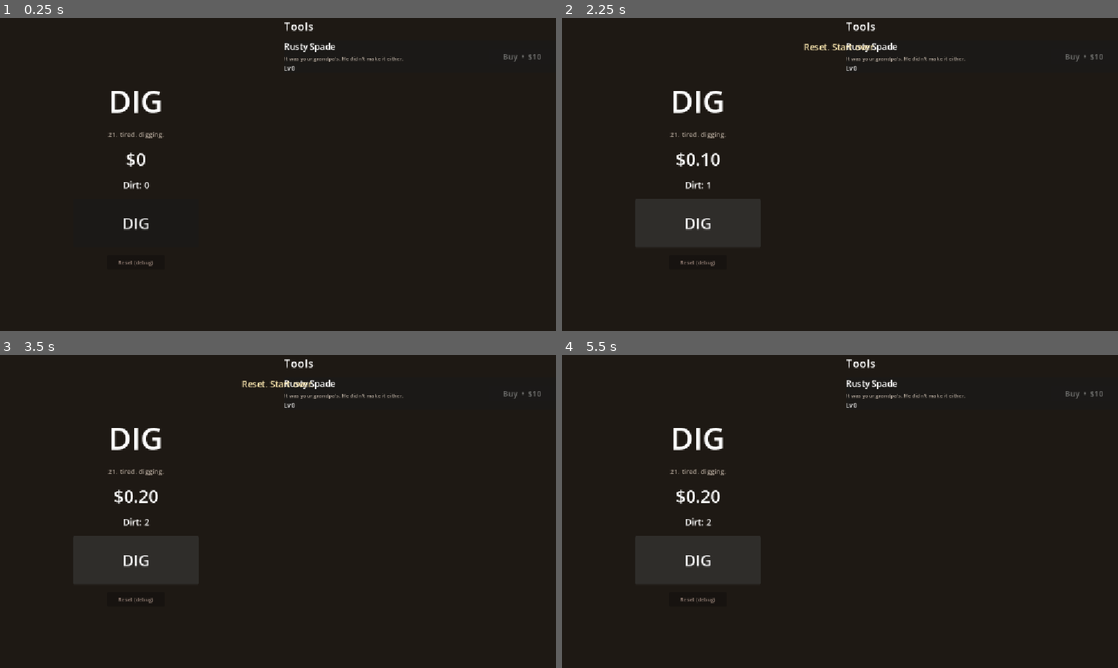
Above: before the commit, frames 1-4 (two rows, left to right).
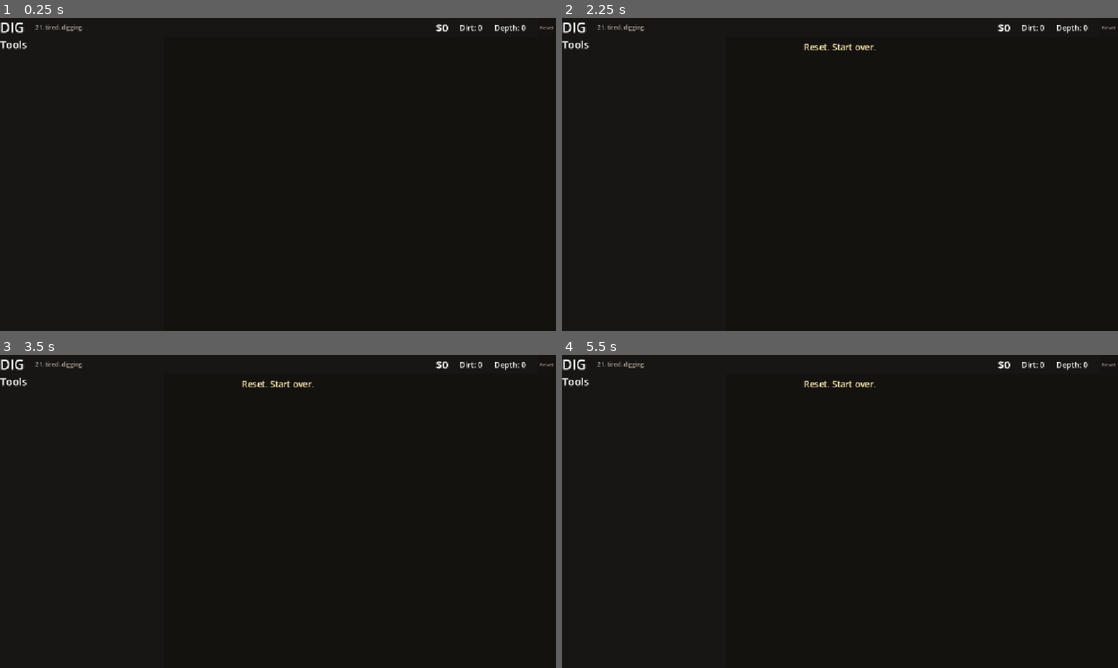
Above: after the commit, the same moments.

Repository: RanjitCS/dig
Game: Godot game, scene res://scenes/main.tscn
Same seed, same stepped clock (60 frames per second), same inputs: the game is played once before the commit and once after it.
Inputs (mouse positions are in pixels of both pictures, inside the frame that each line leads up to):
- Up to frame 1 (0.25 s): no input
- Up to frame 2 (2.25 s): click (695, 224) at 0.5 s, where only the run before the commit has a clickable "DIG"; click "Reset (debug)" (after the commit: "Reset") at 1.25 s; click (695, 224) at 2 s, where only the run before the commit has a clickable "DIG"
- Up to frame 3 (3.5 s): click (133, 561) at 2.75 s, where only the run before the commit has a clickable "DIG"
- Up to frame 4 (5.5 s): no input

The runs differ from the first frame. In frame 1, 1.6% of the frame differs, in the area x 0-100%, y 1-80%; in frame 2, 2.7%; in frame 3, 2.7%; in frame 4, 2.8%.
Error after the commit: Invalid access to property or key 'deepest_changed' on a base object of type 'null instance'. (res://scripts/main.gd:24)

Commit message:
more change

Diff:
--- a/scenes/main.tscn
+++ b/scenes/main.tscn
@@ -1,6 +1,7 @@
-[gd_scene load_steps=2 format=3 uid="uid://b8dig0main0001"]
+[gd_scene load_steps=3 format=3 uid="uid://b8dig0main0001"]
 
 [ext_resource type="Script" path="res://scripts/main.gd" id="1_main"]
+[ext_resource type="PackedScene" uid="uid://dig0scene0digworld" path="res://scenes/dig_world.tscn" id="2_world"]
 
 [node name="Main" type="Control"]
 layout_mode = 3
@@ -18,89 +19,95 @@
 anchor_bottom = 1.0
 grow_horizontal = 2
 grow_vertical = 2
-color = Color(0.12, 0.1, 0.08, 1)
+color = Color(0.08, 0.07, 0.06, 1)
 
-[node name="Root" type="HBoxContainer" parent="."]
+[node name="Root" type="VBoxContainer" parent="."]
 layout_mode = 1
 anchors_preset = 15
 anchor_right = 1.0
 anchor_bottom = 1.0
 grow_horizontal = 2
 grow_vertical = 2
+theme_override_constants/separation = 0
+
+[node name="TopBar" type="PanelContainer" parent="Root"]
+layout_mode = 2
+
+[node name="TopBarRow" type="HBoxContainer" parent="Root/TopBar"]
+layout_mode = 2
 theme_override_constants/separation = 24
 
-[node name="LeftColumn" type="VBoxContainer" parent="Root"]
+[node name="Title" type="Label" parent="Root/TopBar/TopBarRow"]
+layout_mode = 2
+text = "DIG"
+theme_override_font_sizes/font_size = 28
+
+[node name="Subtitle" type="Label" parent="Root/TopBar/TopBarRow"]
+layout_mode = 2
+text = "21. tired. digging."
+theme_override_font_sizes/font_size = 12
+modulate = Color(0.7, 0.65, 0.6, 1)
+
+[node name="Spacer" type="Control" parent="Root/TopBar/TopBarRow"]
 layout_mode = 2
 size_flags_horizontal = 3
-size_flags_vertical = 3
-theme_override_constants/separation = 16
-alignment = 1
 
-[node name="Title" type="Label" parent="Root/LeftColumn"]
-layout_mode = 2
-size_flags_horizontal = 4
-text = "DIG"
-horizontal_alignment = 1
-theme_override_font_sizes/font_size = 64
-
-[node name="Subtitle" type="Label" parent="Root/LeftColumn"]
-layout_mode = 2
-size_flags_horizontal = 4
-text = "21. tired. digging."
-horizontal_alignment = 1
-theme_override_font_sizes/font_size = 14
-modulate = Color(0.7, 0.65, 0.6, 1)
-
-[node name="MoneyLabel" type="Label" parent="Root/LeftColumn"]
+[node name="MoneyLabel" type="Label" parent="Root/TopBar/TopBarRow"]
 unique_name_in_owner = true
 layout_mode = 2
-size_flags_horizontal = 4
 text = "$0"
-horizontal_alignment = 1
-theme_override_font_sizes/font_size = 36
+theme_override_font_sizes/font_size = 22
 
-[node name="DirtLabel" type="Label" parent="Root/LeftColumn"]
+[node name="DirtLabel" type="Label" parent="Root/TopBar/TopBarRow"]
 unique_name_in_owner = true
 layout_mode = 2
-size_flags_horizontal = 4
 text = "Dirt: 0"
-horizontal_alignment = 1
-theme_override_font_sizes/font_size = 18
+theme_override_font_sizes/font_size = 16
 
-[node name="DigButton" type="Button" parent="Root/LeftColumn"]
+[node name="DepthLabel" type="Label" parent="Root/TopBar/TopBarRow"]
 unique_name_in_owner = true
-custom_minimum_size = Vector2(260, 100)
 layout_mode = 2
-size_flags_horizontal = 4
-text = "DIG"
-theme_override_font_sizes/font_size = 32
+text = "Depth: 0"
+theme_override_font_sizes/font_size = 16
 
-[node name="ResetButton" type="Button" parent="Root/LeftColumn"]
+[node name="ResetButton" type="Button" parent="Root/TopBar/TopBarRow"]
 unique_name_in_owner = true
-custom_minimum_size = Vector2(120, 30)
 layout_mode = 2
-size_flags_horizontal = 4
-text = "Reset (debug)"
+text = "Reset"
 theme_override_font_sizes/font_size = 11
-modulate = Color(0.7, 0.6, 0.55, 1)
+modulate = Color(0.75, 0.65, 0.6, 1)
 
-[node name="RightColumn" type="VBoxContainer" parent="Root"]
+[node name="Body" type="HBoxContainer" parent="Root"]
 layout_mode = 2
-size_flags_horizontal = 3
 size_flags_vertical = 3
-theme_override_constants/separation = 12
+theme_override_constants/separation = 0
 
-[node name="UpgradesTitle" type="Label" parent="Root/RightColumn"]
-layout_mode = 2
-text = "Tools"
-theme_override_font_sizes/font_size = 24
-
-[node name="UpgradesScroll" type="ScrollContainer" parent="Root/RightColumn"]
+[node name="DigWorld" parent="Root/Body" instance=ExtResource("2_world")]
+unique_name_in_owner = true
 layout_mode = 2
 size_flags_horizontal = 3
 size_flags_vertical = 3
 
-[node name="UpgradesList" type="VBoxContainer" parent="Root/RightColumn/UpgradesScroll"]
+[node name="RightPanel" type="PanelContainer" parent="Root/Body"]
+custom_minimum_size = Vector2(340, 0)
+layout_mode = 2
+size_flags_vertical = 3
+
+[node name="RightCol" type="VBoxContainer" parent="Root/Body/RightPanel"]
+layout_mode = 2
+theme_override_constants/separation = 12
+
+[node name="UpgradesTitle" type="Label" parent="Root/Body/RightPanel/RightCol"]
+layout_mode = 2
+text = "Tools"
+theme_override_font_sizes/font_size = 22
+
+[node name="UpgradesScroll" type="ScrollContainer" parent="Root/Body/RightPanel/RightCol"]
+layout_mode = 2
+size_flags_horizontal = 3
+size_flags_vertical = 3
+
+[node name="UpgradesList" type="VBoxContainer" parent="Root/Body/RightPanel/RightCol/UpgradesScroll"]
 unique_name_in_owner = true
 layout_mode = 2
 size_flags_horizontal = 3
--- a/scripts/main.gd
+++ b/scripts/main.gd
@@ -4,29 +4,28 @@
 
 @onready var dirt_label: Label = %DirtLabel
 @onready var money_label: Label = %MoneyLabel
-@onready var dig_button: Button = %DigButton
+@onready var depth_label: Label = %DepthLabel
 @onready var upgrades_list: VBoxContainer = %UpgradesList
 @onready var toast_label: Label = %ToastLabel
 @onready var toast_timer: Timer = %ToastTimer
 @onready var reset_button: Button = %ResetButton
+@onready var dig_world: Control = %DigWorld
 
 var rows: Array = []
+var deepest_dug: int = 0
 
 func _ready() -> void:
-	dig_button.pressed.connect(_on_dig_pressed)
 	reset_button.pressed.connect(_on_reset_pressed)
 	GameState.dirt_changed.connect(_on_dirt_changed)
 	GameState.money_changed.connect(_on_money_changed)
 	GameState.upgrade_purchased.connect(_on_upgrade_purchased)
 	GameState.milestone_triggered.connect(_on_milestone_triggered)
 	GameState.offline_progress.connect(_on_offline_progress)
+	dig_world.deepest_changed.connect(_on_deepest_changed)
 	toast_timer.timeout.connect(_hide_toast)
 	toast_label.visible = false
 	_build_upgrade_rows()
 	_refresh_all()
-
-func _on_dig_pressed() -> void:
-	GameState.dig()
 
 func _on_dirt_changed(_v: float) -> void:
 	_refresh_dirt()
@@ -52,6 +51,11 @@
 	GameState.reset_game()
 	_show_toast("Reset. Start over.")
 
+func _on_deepest_changed(row: int) -> void:
+	if row > deepest_dug:
+		deepest_dug = row
+		_refresh_depth()
+
 func _build_upgrade_rows() -> void:
 	for u in GameState.upgrades:
 		var row := UpgradeRowScene.instantiate()
@@ -62,6 +66,7 @@
 func _refresh_all() -> void:
 	_refresh_dirt()
 	_refresh_money()
+	_refresh_depth()
 	_refresh_rows()
 
 func _refresh_dirt() -> void:
@@ -69,6 +74,9 @@
 
 func _refresh_money() -> void:
 	money_label.text = "$%s" % _fmt(GameState.money)
+
+func _refresh_depth() -> void:
+	depth_label.text = "Depth: %d" % deepest_dug
 
 func _refresh_rows() -> void:
 	for r in rows:
